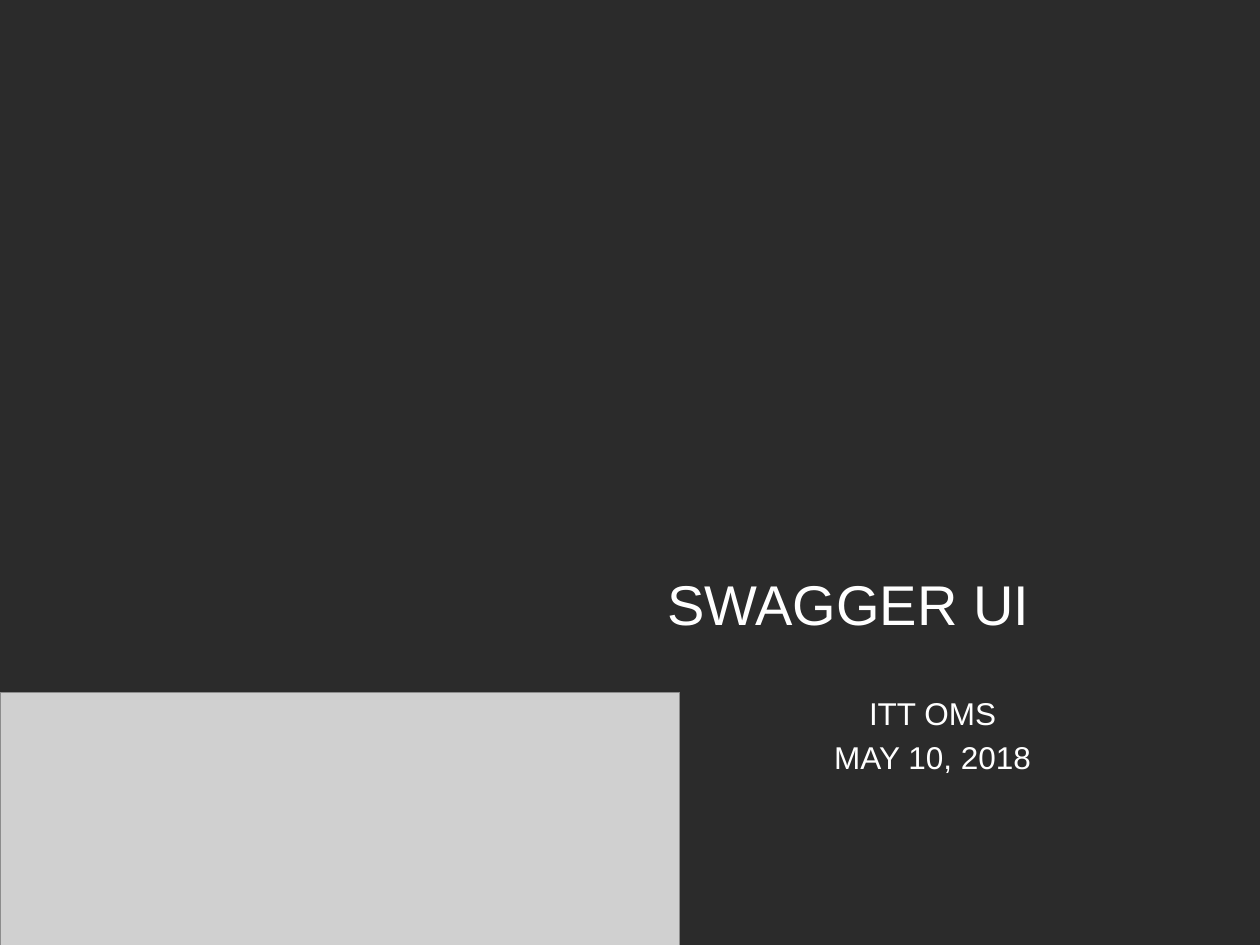
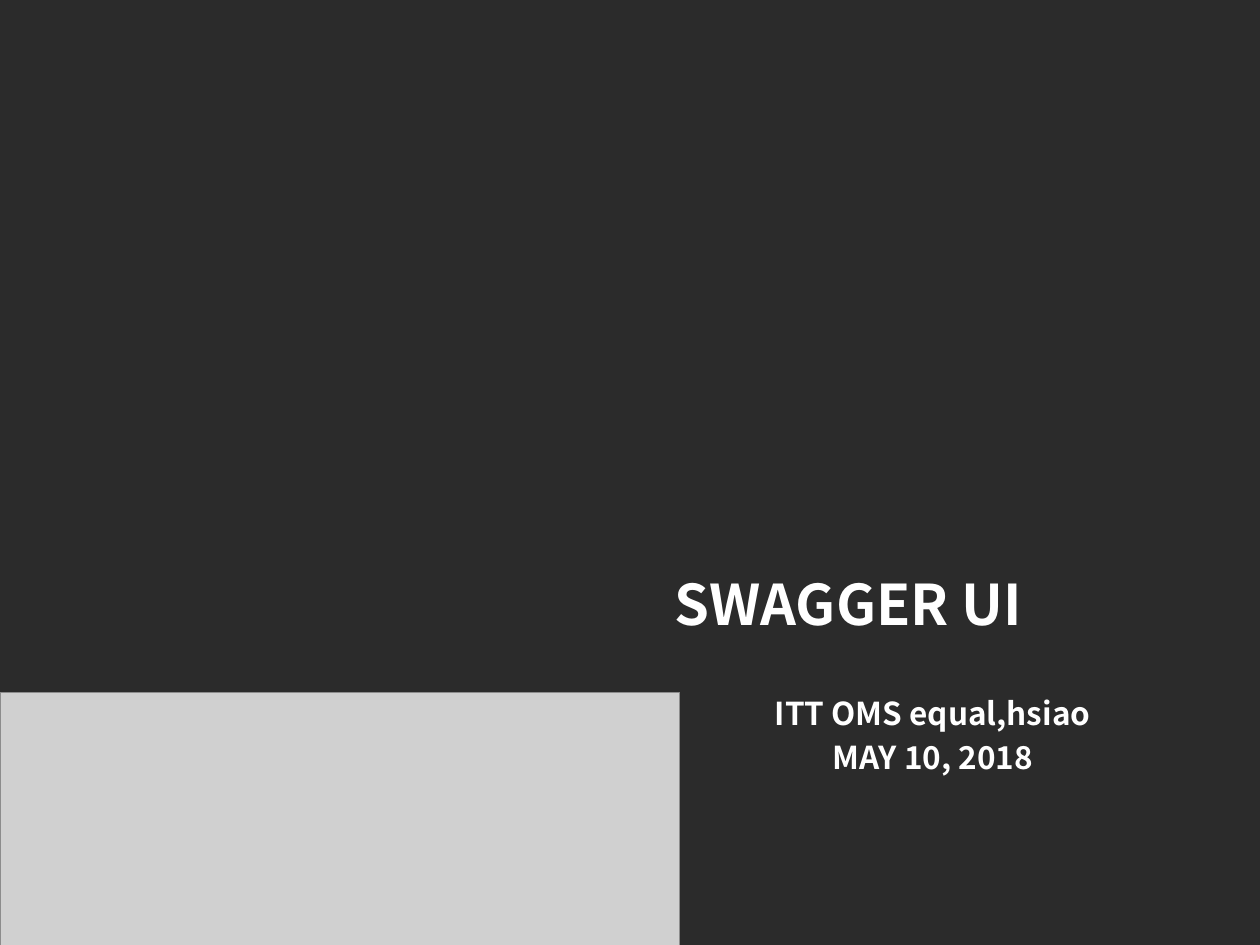
Before and after one commit to xyz90161/PPT, a slide deck: slide 1 of swagger_UI.pptx. Drawn at 1260x945 pixels with LibreOffice and Linux fonts; fonts in the diff are those of the drawing; grey boxes stand for pictures; background and template pictures are left out; a plain dark background stands for a picture behind light text. Boxes give left, top, right and bottom in pixels: in the first picture for what was removed or moved away, otherwise in the second. Text is boxed around its words. In the diff, an @@ line names an element or a change of style, - is before the commit and + after.

Commit message:
swagger ui

```diff
--- a/swagger_UI.pptx
+++ b/swagger_UI.pptx
@@ title "SWAGGER UI" at <box>674,583,1022,626</box>: font Arial to Noto Sans CJK SC, bold on @@
@@ subtitle at <box>775,699,1090,732</box>: text changed; font Arial to Noto Sans CJK SC; bold on @@
-ITT OMS
+ITT OMS equal,hsiao
@@ subtitle at <box>832,745,1033,776</box>: font Arial to Noto Sans CJK SC, bold on in "MAY 10, 2018" @@
```
Also in this commit, not shown: 9 other slides changed, 3 slides added.
